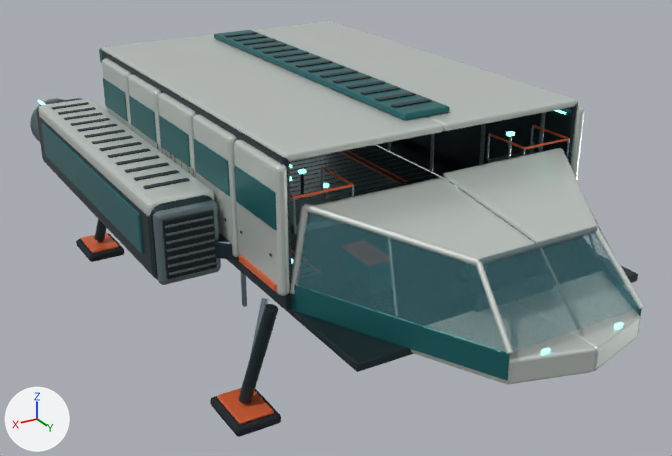
A saved change to the Blender file assets/ship/atlas.blend.
Before and after are seen from a 50 mm camera at (19.0, 32.4, 18.8) aimed at (0.5, 1.6, 3.4). Every picture has the same lights, and +X, +Y and +Z are marked at lower left. The first picture is the older version.

In view in the first picture: 'Hull / Canopy glass', 'Hull / Ceramic / warm ivory', 'Hull / Gaskets / rubber', 'Hull / Machined alloy', 'Hull / Rescue / vermilion', 'Hull / Survey / deep petrol', 'Hull / Titanium / graphite', 'MainLift / Machined alloy' and 3 more.
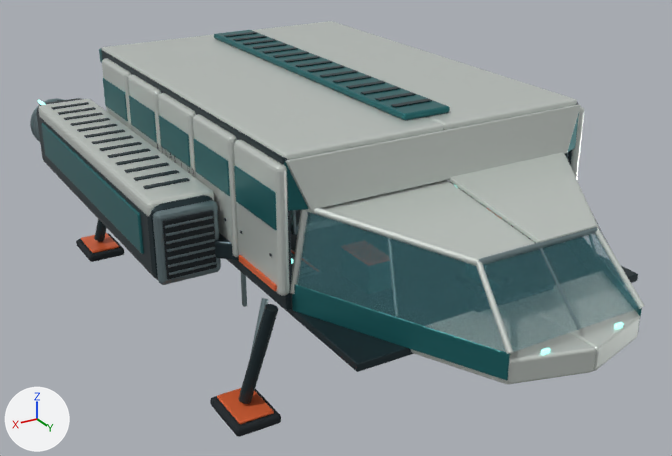
The change in detail:
me_cube_007 is used by ob_hull___ceramic___warm_ivory; location (-3.1, -1.0, 9.35).
me_cube_007 had 13396 vertices, 10463 faces and spanned x -6.1..12.3, y -10.1..16.8, z -5.6..0.2.
me_cube_007 now has 13492 vertices, 10561 faces and spans x -6.1..12.3, y -10.1..16.8, z -5.6..0.2.
me_cube_007 part 1: a new loose piece of 96 vertices spanning x -3.1..9.3, y 9.0..9.4, z -1.7..0.0, in mat_ceramic___warm_ivory (light grey #d7ded8).
Other edits to the shape of me_cube_007 do not show in these pictures.
me_cube_009 is used by ob_hull___survey___deep_petrol; location (-6.55, 6.5, 7.65).
me_cube_009 had 1824 vertices, 1862 faces and spanned x -2.7..15.8, y -17.0..8.5, z -3.7..2.1.
me_cube_009 now has 1968 vertices, 2010 faces and spans x -2.7..15.8, y -17.0..8.5, z -3.7..2.1.
me_cube_009 part 2: a new loose piece of 72 vertices spanning x 0.3..1.0, y 1.5..1.8, z -0.1..1.6, in mat_survey___deep_petrol (dark cyan #246f73).
me_cube_009 part 3: a new loose piece of 72 vertices spanning x 12.0..12.7, y 1.4..1.7, z -0.1..1.6, in mat_survey___deep_petrol (dark cyan #246f73).

Where the change shows, as pixel boxes (x1, y1, x2, y2) in the pictures (672 x 456 px):
part 1 of me_cube_007, added
    after: (285, 105, 581, 210)
part 2 of me_cube_009, added
    after: (568, 113, 579, 152)
part 3 of me_cube_009, added (dark cyan)
    after: (285, 162, 308, 211)
'MainLift / Machined alloy', unchanged, covered by the edit
    before: (289, 152, 402, 201)
